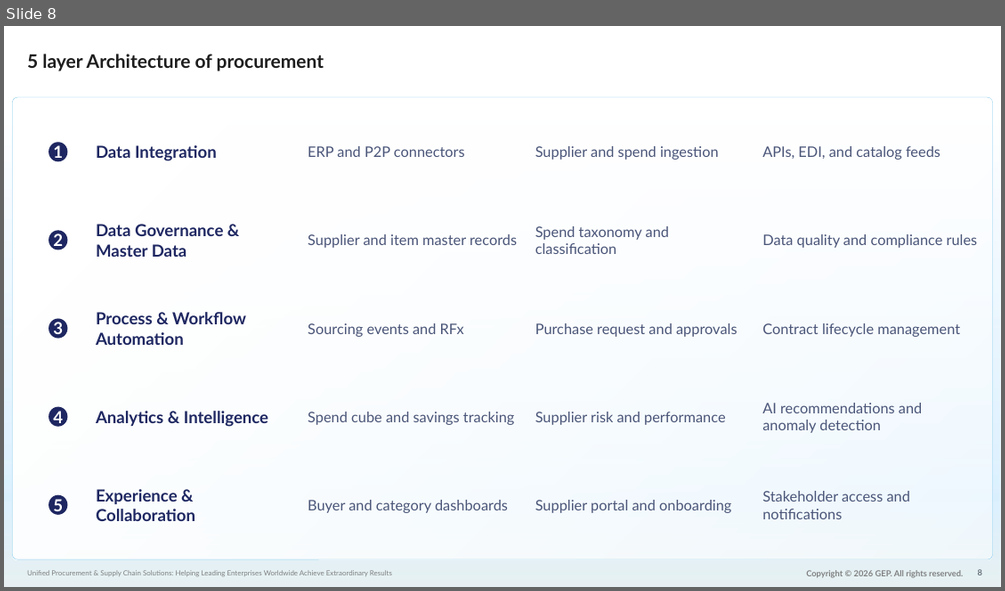
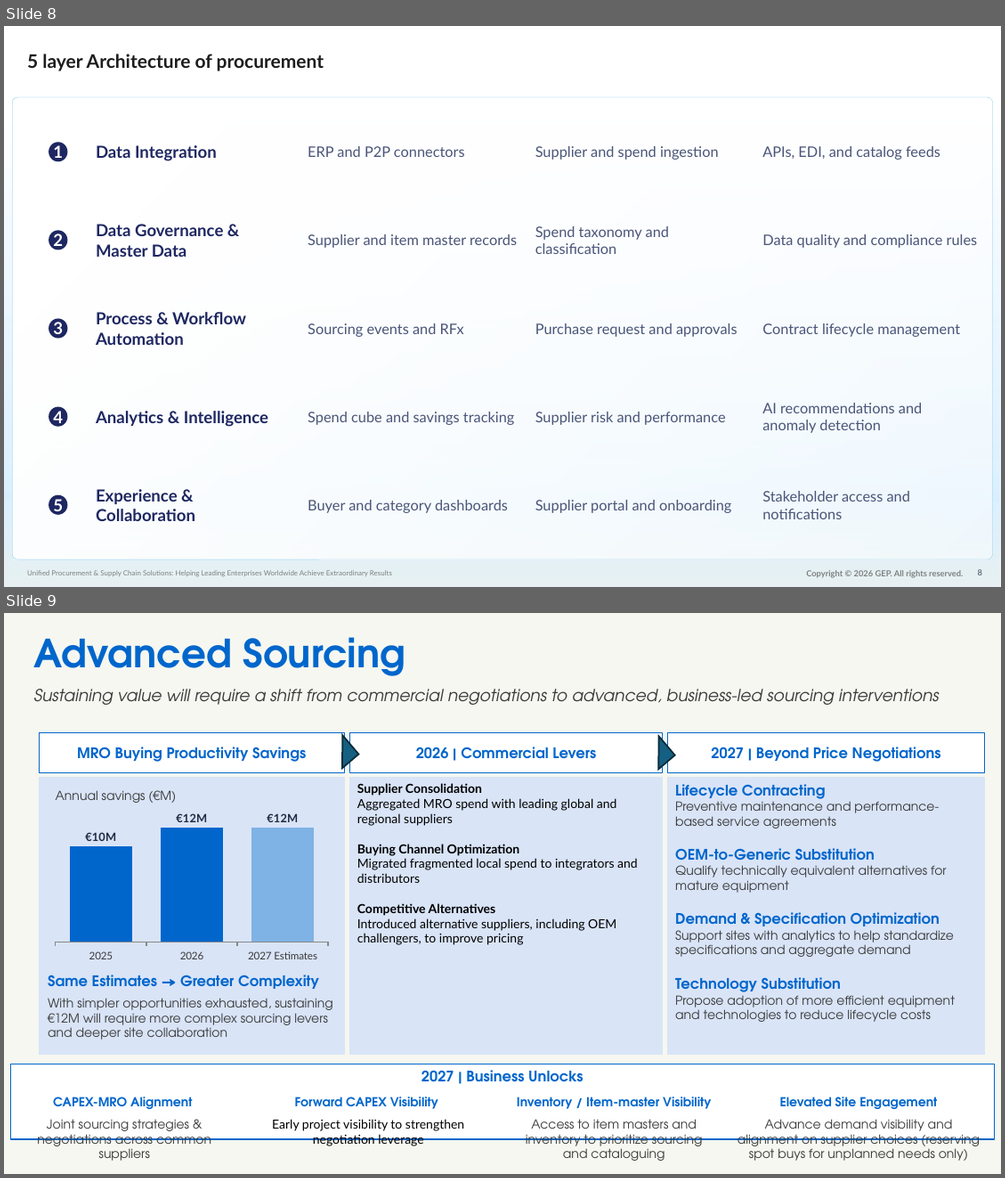
Before and after one commit to Yash-Jadhav-GD/AutoDesigner, a slide deck: AutoDesigner/Design tester new.pptx. Shown one above the other, each under a label of ours: slide 8 before the commit, slides 8 and 9 after it. The pictures are 1005x591 and 1005x1178 pixels, drawn with LibreOffice and Linux fonts; fonts in the diff are those of the drawing; background and template pictures are left out. Boxes give left, top, right and bottom in pixels: in the first picture for what was removed or moved away, otherwise in the second. Text is boxed around its words. In the diff, an @@ line names an element or a change of style, - is before the commit and + after.

```diff
--- a/AutoDesigner/Design tester new.pptx
+++ b/AutoDesigner/Design tester new.pptx
@@ slide 9 added at box(4, 613, 1001, 1174), background #F6F7F0 @@
@@ title added at box(34, 637, 405, 676), 37.3 pt, text #0066CC, bold @@
+Advanced Sourcing
@@ text added at box(34, 689, 939, 705), 16 pt, text #3A3A3A, italic @@
+Sustaining value will require a shift from commercial negotiations to advanced, business-led sourcing interventions
@@ rectangle added at box(39, 732, 345, 772), fill #FFFFFF, outline #0066CC 1 pt, 14 pt, text #0066CC, bold @@
+MRO Buying Productivity Savings
@@ right triangle added at box(326, 735, 358, 768), fill #156082, outline #092A39 1.5 pt @@
@@ rectangle added at box(350, 732, 663, 772), fill #FFFFFF, outline #0066CC 1 pt, 14 pt, text #0066CC, bold @@
+2026 | Commercial Levers
@@ right triangle added at box(642, 736, 675, 769), fill #156082, outline #092A39 1.5 pt @@
@@ rectangle added at box(668, 732, 985, 772), fill #FFFFFF, outline #0066CC 1 pt @@
@@ text added at box(711, 747, 941, 762), 14 pt, text #0066CC, bold @@
+2027 | Beyond Price Negotiations
@@ rectangle added at box(39, 778, 345, 1054), fill #D9E4F7, outline #D9E4F7 1 pt @@
@@ text added at box(56, 790, 176, 803), 12 pt, text #3A3A3A @@
+Annual savings (€M)
@@ rectangle added at box(350, 778, 663, 1054), fill #D9E4F7, outline #D9E4F7 1 pt, 12 pt, text #000000 @@
+Supplier Consolidation
+Aggregated MRO spend with leading global and regional suppliers
+Buying Channel Optimization
+Migrated fragmented local spend to integrators and distributors
+Competitive Alternatives
+Introduced alternative suppliers, including OEM challengers, to improve pricing
@@ rectangle added at box(668, 778, 985, 1054), fill #D9E4F7, outline #D9E4F7 1 pt, 12 pt, text #3A3A3A @@
+Lifecycle Contracting
+Preventive maintenance and performance-based service agreements
+OEM-to-Generic Substitution
+Qualify technically equivalent alternatives for mature equipment
+Demand & Specification Optimization
+Support sites with analytics to help standardize specifications and aggregate demand
+Technology Substitution
+Propose adoption of more efficient equipment and technologies to reduce lifecycle costs
@@ column chart added at box(49, 805, 334, 965) @@
+categories: 2025, 2026, 2027 Estimates
+Series 1: 10, 12, 12
@@ text added at box(48, 974, 332, 1039), 12 pt, text #3A3A3A @@
+Same Estimates → Greater Complexity
+With simpler opportunities exhausted, sustaining €12M will require more complex sourcing levers and deeper site collaboration
@@ rectangle added at box(11, 1064, 995, 1140), fill #FFFFFF, outline #0066CC 1 pt, 14 pt, text #0066CC, bold @@
+2027 | Business Unlocks
@@ group added at box(37, 1096, 979, 1160): 4 texts @@
+CAPEX-MRO Alignment
+Joint sourcing strategies & negotiations across common suppliers
+Forward CAPEX Visibility
+Early project visibility to strengthen negotiation leverage
+Inventory / Item-master Visibility
+Access to item masters and inventory to prioritize sourcing and cataloguing
+Elevated Site Engagement
+Advance demand visibility and alignment on supplier choices (reserving spot buys for unplanned needs only)
```
Also in this commit, not shown: 1 other file.
